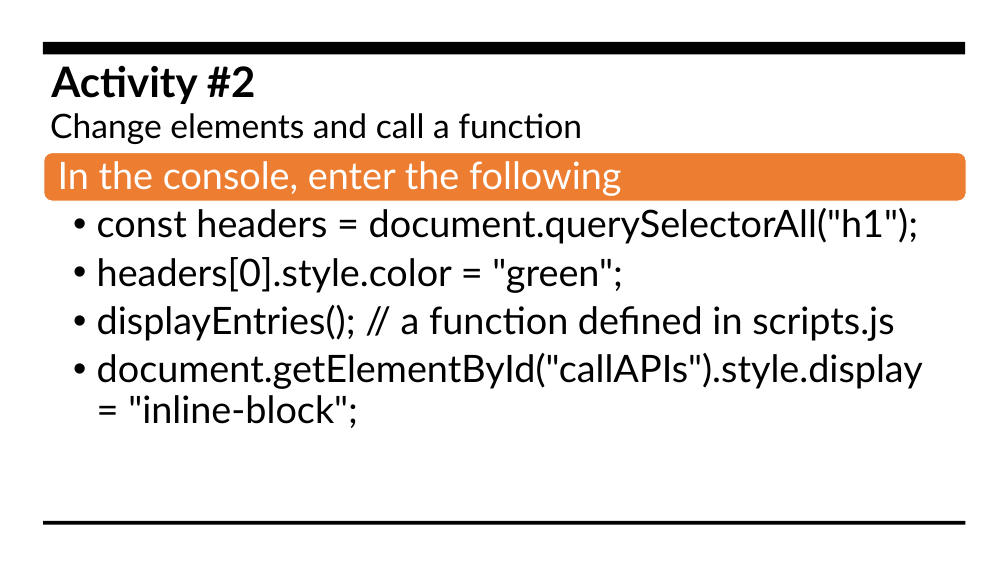
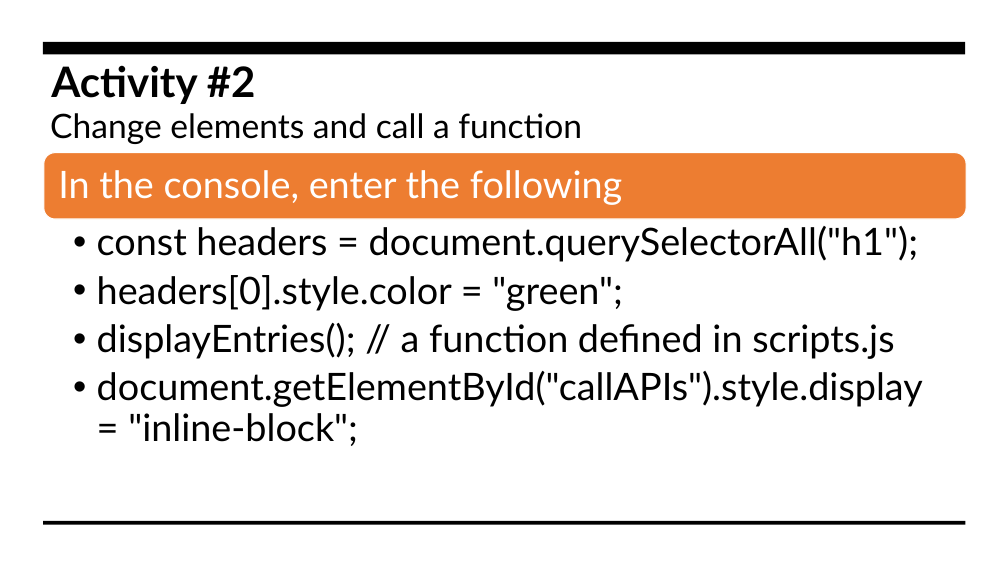
Before and after one commit to JakobieBrown/ChromeDevToolsWorkshop, a slide deck: slide 13 of ChromeDevToolsPresentation.pptx. Drawn at 1008x567 pixels with LibreOffice and Linux fonts; fonts in the diff are those of the drawing. Boxes give left, top, right and bottom in pixels: in the first picture for what was removed or moved away, otherwise in the second. Text is boxed around its words. In the diff, an @@ line names an element or a change of style, - is before the commit and + after.

```diff
--- a/ChromeDevToolsPresentation.pptx
+++ b/ChromeDevToolsPresentation.pptx
@@ rounded rectangle: place and size @@
-rounded rectangle at box(44, 153, 966, 201)
+rounded rectangle at box(44, 153, 966, 219)
@@ text "In the console, enter the ...": place and size @@
-text "In the console, enter the ..." at box(58, 161, 621, 196)
+text "In the console, enter the ..." at box(58, 170, 622, 205)
@@ text "const headers = document.querySelectorAll("h1");": place and size @@
-text "const headers = document.querySelectorAll("h1");" at box(97, 208, 923, 428)
+text "const headers = document.querySelectorAll("h1");" at box(97, 226, 923, 446)
```
Also in this commit, not shown: 6 other slides changed.
